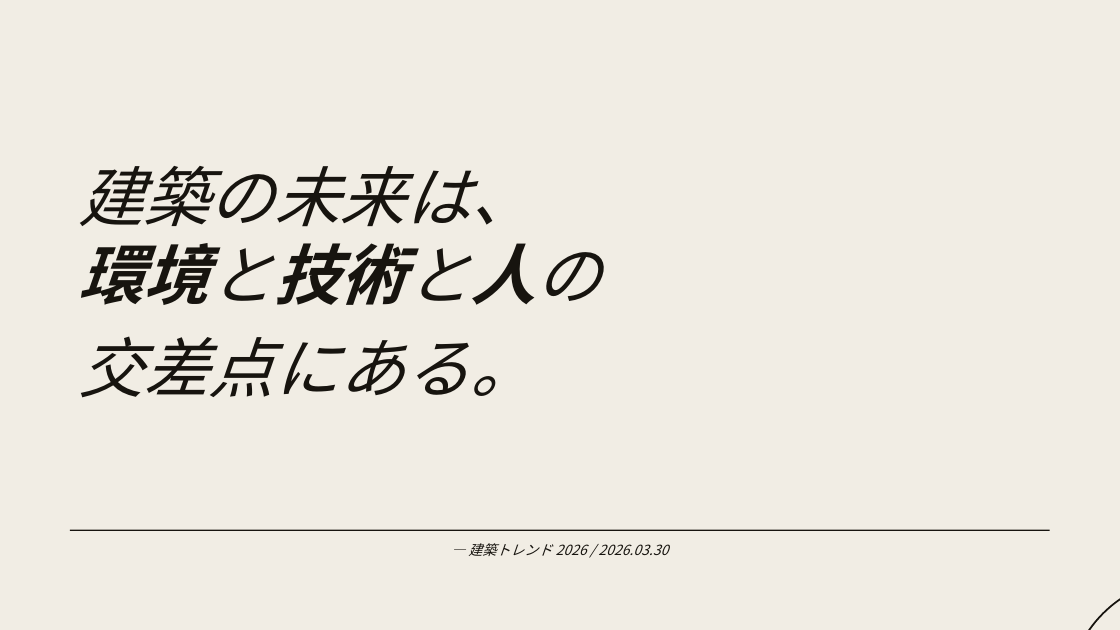
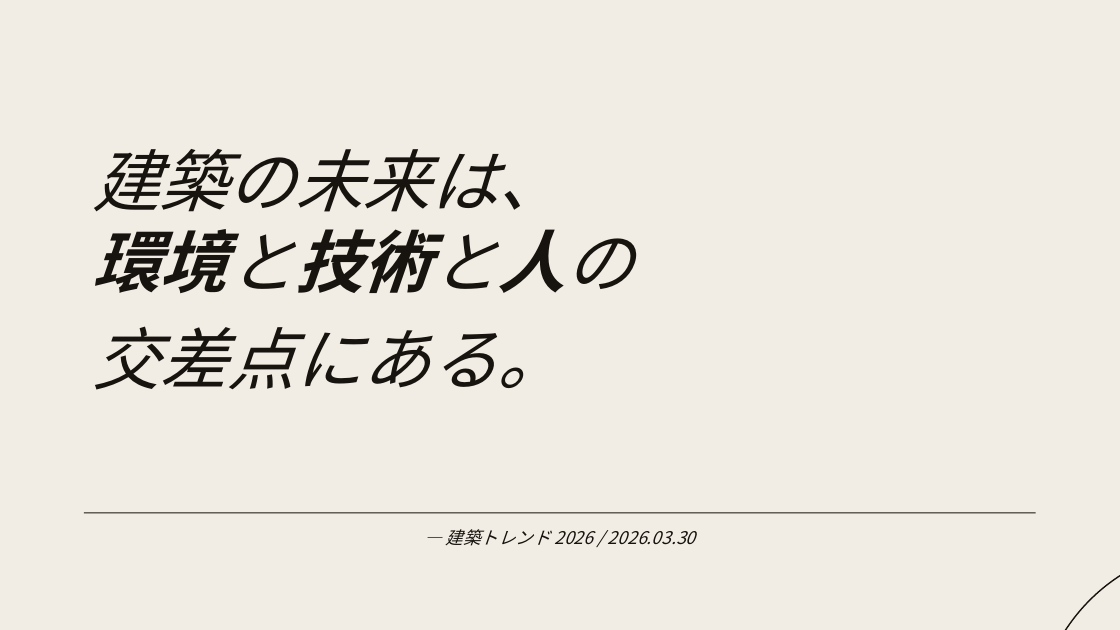
Before and after one commit to horihorihorihorichiz/-, a slide deck: slide 7 of slides/exports/architecture2026_text.pptx. Drawn at 1120x630 pixels with LibreOffice and Linux fonts; fonts in the diff are those of the drawing. Boxes give left, top, right and bottom in pixels: in the first picture for what was removed or moved away, otherwise in the second. Text is boxed around its words. In the diff, an @@ line names an element or a change of style, - is before the commit and + after.

```diff
--- a/slides/exports/architecture2026_text.pptx
+++ b/slides/exports/architecture2026_text.pptx
@@ text "建築の未来は、 環境と技術と人の 交差点にある。": place and size @@
-text "建築の未来は、 環境と技術と人の 交差点にある。" at (78,166,601,398)
+text "建築の未来は、 環境と技術と人の 交差点にある。" at (92,149,633,390)
@@ text "建築の未来は、 環境と技術と人の 交差点にある。" at (92,149,633,390): size 56 to 58 pt; line spacing 1.18 to 1.2 @@
@@ text "— 建築トレンド 2026 / 2026.03.30": place and size @@
-text "— 建築トレンド 2026 / 2026.03.30" at (468,543,668,556)
+text "— 建築トレンド 2026 / 2026.03.30" at (446,529,695,546)
@@ text "— 建築トレンド 2026 / 2026.03.30" at (446,529,695,546): size 12 to 15 pt @@
@@ rectangle: place and size @@
-rectangle at (70,530,1049,531)
+rectangle at (84,513,1036,513)
@@ ellipse: place and size @@
-ellipse at (1068,578,1120,630)
+ellipse at (1036,546,1120,630)
@@ ellipse at (1036,546,1120,630): outline #17140F 1.5 pt to #17140F 1.2 pt @@
```
Also in this commit, not shown: 6 other slides changed, 1 other file.
